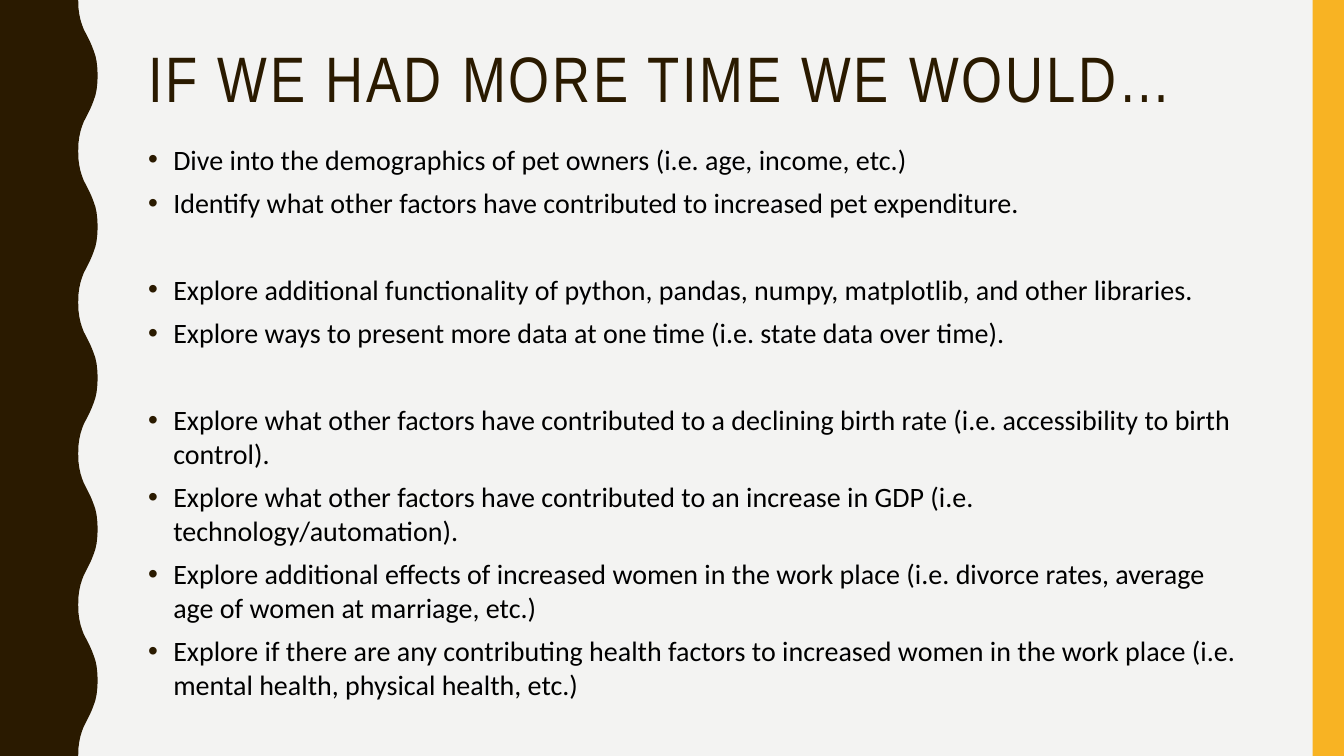
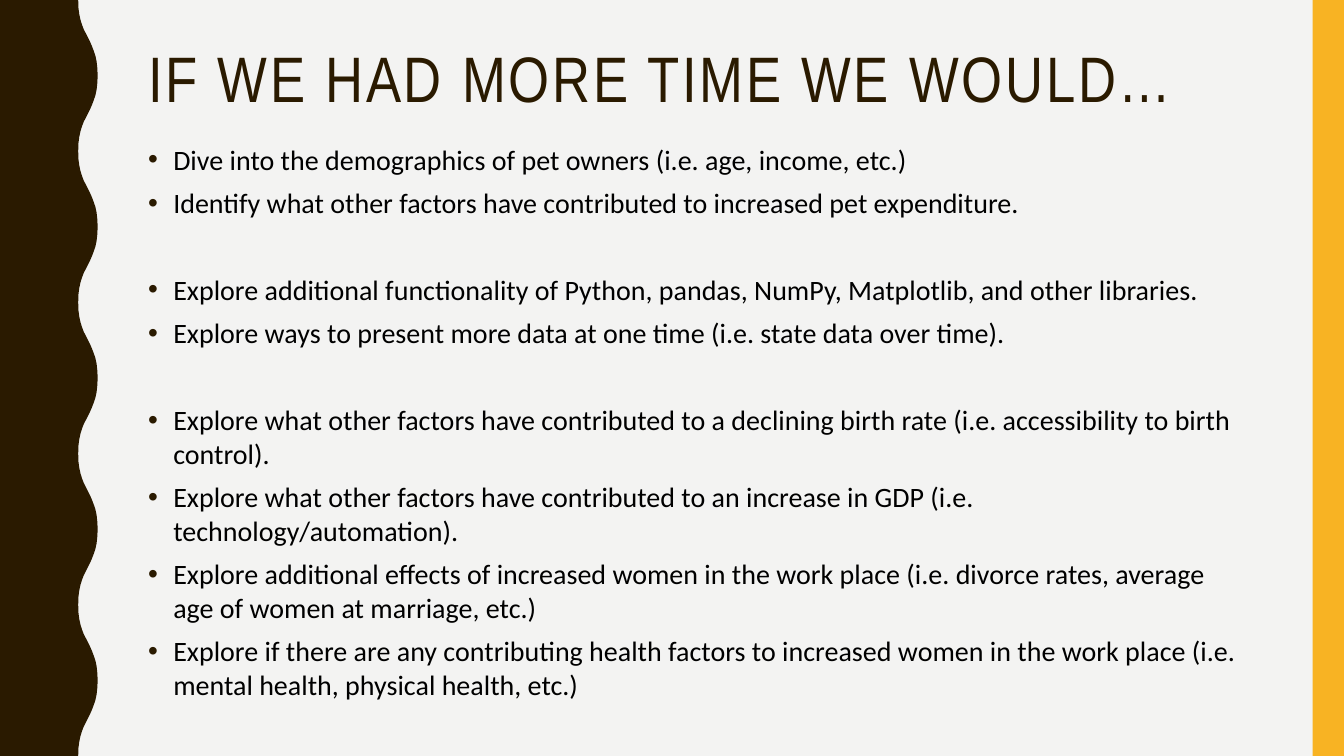
Before and after one commit to kathleeng77/Open-Source-Project-1, a slide deck: slide 17 of presentation/women-in-workforce.pptx. Drawn at 1344x756 pixels with LibreOffice and Linux fonts; fonts in the diff are those of the drawing. Boxes give left, top, right and bottom in pixels: in the first picture for what was removed or moved away, otherwise in the second. Text is boxed around its words. In the diff, an @@ line names an element or a change of style, - is before the commit and + after.

Commit message:
checked summary grammar and added alt text to ppt

```diff
--- a/presentation/women-in-workforce.pptx
+++ b/presentation/women-in-workforce.pptx
@@ text at box(173, 280, 1197, 305): text changed @@
-• Explore additional functionality of python, pandas, numpy, matplotlib, and other libraries.
+• Explore additional functionality of Python, pandas, NumPy, Matplotlib, and other libraries.
```
Also in this commit, not shown: 11 other slides changed, 1 slide added, 1 slide removed, 5 other files.
